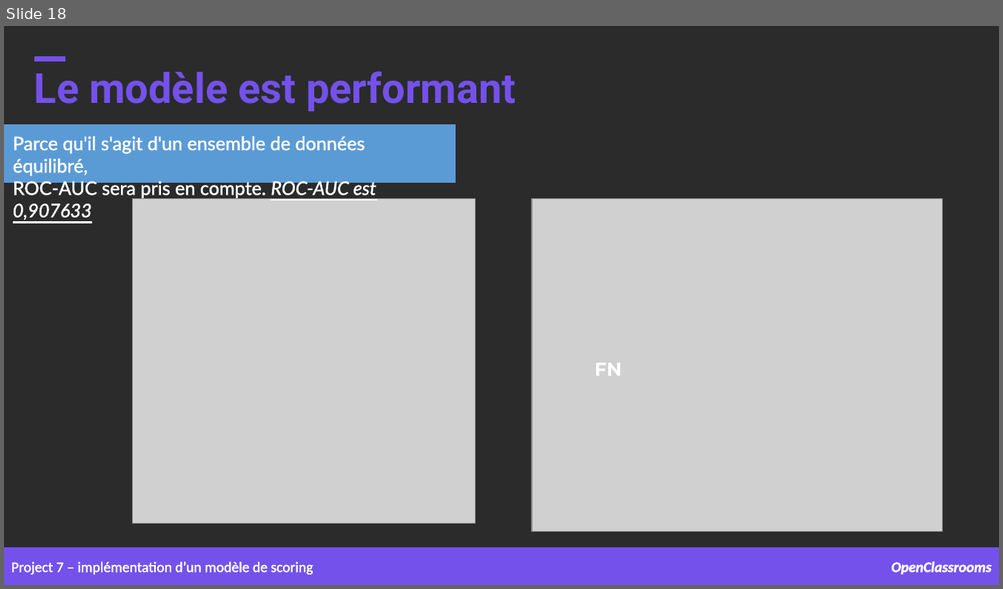
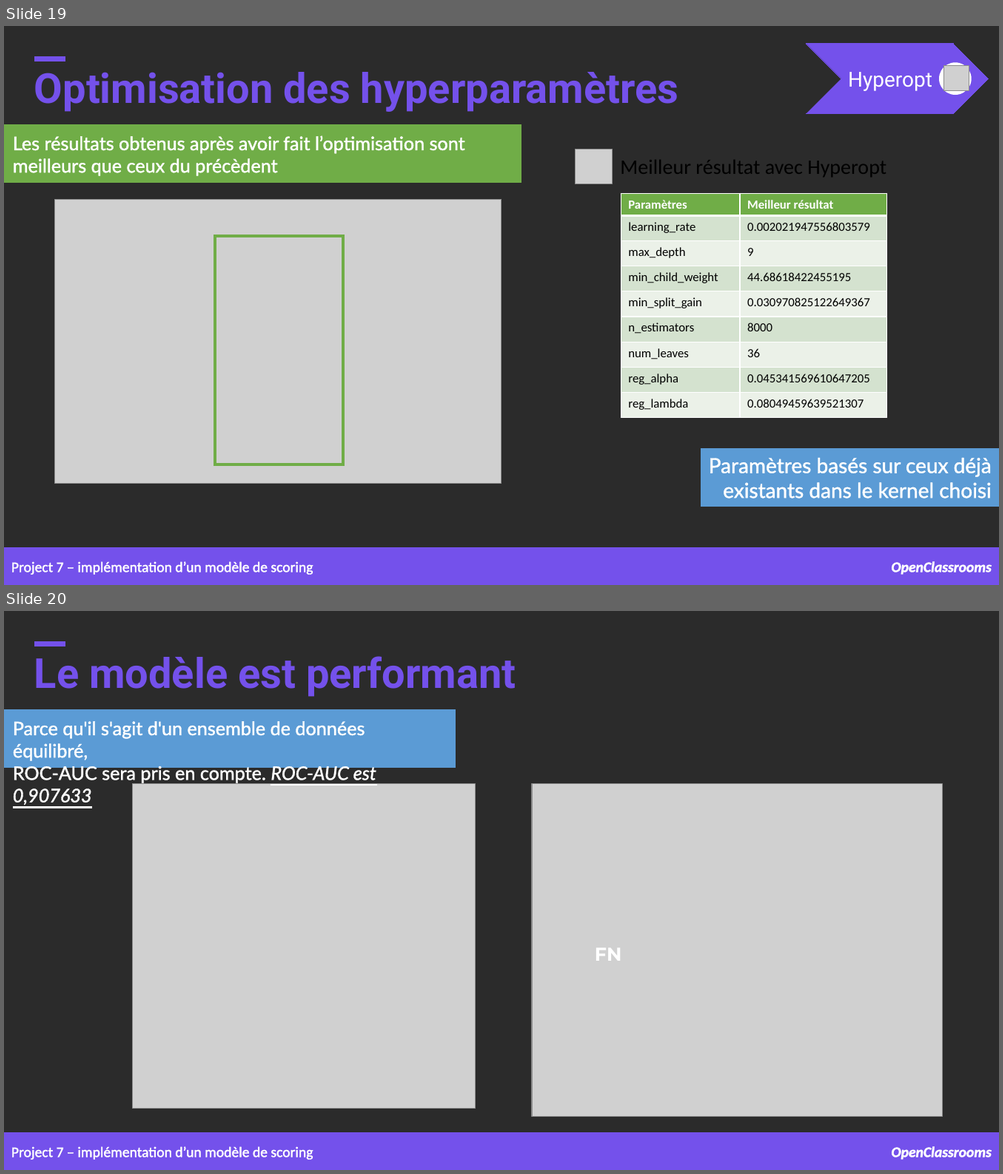
Before and after one commit to samirhinojosa/OC-P7-IMPLEMENT-A-SCORING-MODEL, a slide deck: supports/P7_presentation_final.pptx. Shown one above the other, each under a label of ours: slide 18 before the commit, slides 19 and 20 after it. The pictures are 1003x589 and 1003x1174 pixels, drawn with LibreOffice and Linux fonts; fonts in the diff are those of the drawing; grey boxes stand for pictures; background and template pictures are left out; a plain dark background stands for a picture behind light text. Boxes give left, top, right and bottom in pixels: in the first picture for what was removed or moved away, otherwise in the second. Text is boxed around its words. In the diff, an @@ line names an element or a change of style, - is before the commit and + after.

```diff
--- a/supports/P7_presentation_final.pptx
+++ b/supports/P7_presentation_final.pptx
@@ slide 19 added at [4,26,999,585], background picture (left out) @@
@@ rectangle added at [34,56,65,61], fill #7451EB, outline #7451EB 1 pt @@
@@ group added at [806,44,988,114]: 1 chevron, 1 text, 1 ellipse, 1 picture @@
+Hyperopt
@@ text added at [34,72,678,112], 40 pt, text #7451EB, bold @@
+Optimisation des hyperparamètres
@@ rectangle added at [4,125,521,183], fill #70AD47, outline #70AD47 1 pt @@
@@ text added at [13,136,465,175], 18 pt, text #FFFFFF @@
+Les résultats obtenus après avoir fait l’optimisation sont meilleurs que ceux du précèdent
@@ picture added at [575,149,612,184] @@
@@ text added at [620,160,886,177], 20 pt, text #000000 @@
+Meilleur résultat avec Hyperopt
@@ picture added at [55,199,501,483] @@
@@ table added at [621,193,887,417], 9 rows, 2 columns @@
+Paramètres | Meilleur résultat
+learning_rate | 0.002021947556803579
+max_depth | 9
+min_child_weight | 44.68618422455195
+min_split_gain | 0.030970825122649367
+n_estimators | 8000
+num_leaves | 36
+reg_alpha | 0.045341569610647205
+reg_lambda | 0.08049459639521307
@@ rectangle added at [215,236,344,466], outline #70AD47 3 pt @@
@@ rectangle added at [701,449,999,506], fill #5B9BD5, outline #5B9BD5 0.75 pt, 20 pt, text #FFFFFF @@
+Paramètres basés sur ceux déjà existants dans le kernel choisi
@@ rectangle added at [4,548,999,585], fill #7451EB, outline #7451EB 1 pt @@
@@ text added at [11,562,313,575], 14 pt, text #FFFFFF @@
+Project 7 – implémentation d’un modèle de scoring
@@ text added at [891,562,991,575], 14 pt, text #FFFFFF, bold, italic @@
+OpenClassrooms
@@ what was slide 18 is now slide 20 @@
```
Also in this commit, not shown: 1 slide changed, 1 other slide added, 1 other file.
